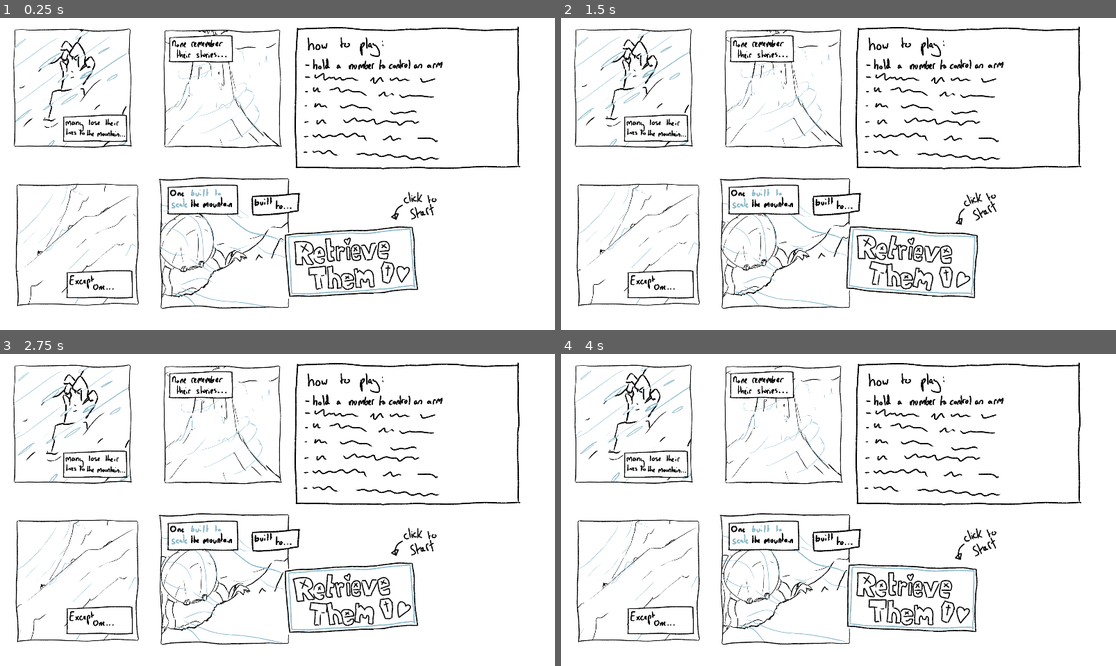
Above: before the commit, frames 1-4 (two rows, left to right).
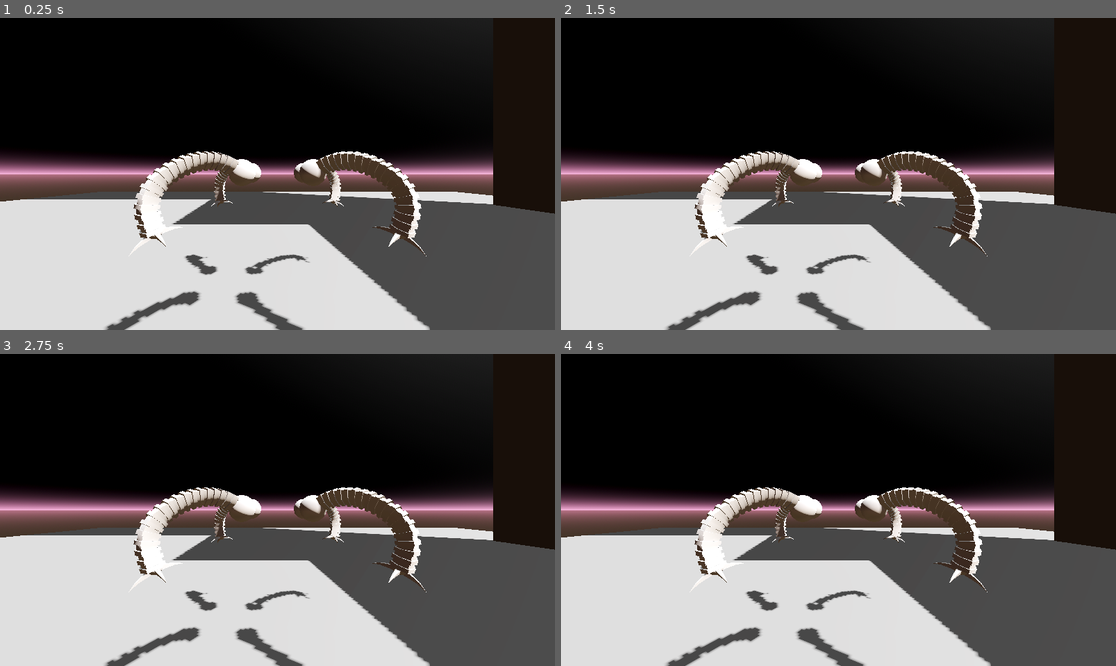
Above: after the commit, the same moments.

Repository: Wil-Ro/GMTKGameJam2024
Game: Godot game, scene res://scenes/main_scene.tscn
Same seed, same stepped clock (60 frames per second), same inputs: the game is played once before the commit and once after it.
Inputs (mouse positions are in pixels of both pictures, inside the frame that each line leads up to):
- Up to frame 1 (0.25 s): no input
- Up to frame 2 (1.5 s): click (910, 261) at 0.52 s; click (910, 261) at 1.27 s
- Up to frame 3 (2.75 s): click (349, 597) at 2.02 s
- Up to frame 4 (4 s): move the mouse to (960, 494) at 2.77 s; move the mouse to (727, 525) at 3.52 s

The runs differ from the first frame. In frame 1, 96% of the frame differs, in the area x 0-100%, y 0-100%; in frame 2, 96%; in frame 3, 96%; in frame 4, 96%.

Commit message:
lorge boi

Diff:
--- a/project.godot
+++ b/project.godot
@@ -29,34 +29,24 @@
 
 [input]
 
-ActivateArm1={
+ActivateFrontLeft={
 "deadzone": 0.5,
 "events": [Object(InputEventKey,"resource_local_to_scene":false,"resource_name":"","device":0,"window_id":0,"alt_presse …(189 unchanged characters)…
 ]
 }
-ActivateArm2={
+ActivateFrontRight={
 "deadzone": 0.5,
 "events": [Object(InputEventKey,"resource_local_to_scene":false,"resource_name":"","device":0,"window_id":0,"alt_presse …(189 unchanged characters)…
 ]
 }
-ActivateArm3={
+ActivateBackLeft={
 "deadzone": 0.5,
 "events": [Object(InputEventKey,"resource_local_to_scene":false,"resource_name":"","device":0,"window_id":0,"alt_presse …(189 unchanged characters)…
 ]
 }
-ActivateArm4={
+ActivateBackRight={
 "deadzone": 0.5,
 "events": [Object(InputEventKey,"resource_local_to_scene":false,"resource_name":"","device":-1,"window_id":0,"alt_press …(191 unchanged characters)…
-]
-}
-ActivateArm5={
-"deadzone": 0.5,
-"events": [Object(InputEventKey,"resource_local_to_scene":false,"resource_name":"","device":-1,"window_id":0,"alt_pressed":false,"shift_pressed":false,"ctrl_pressed":false,"meta_pressed":false,"pressed":false,"keycode":0,"physical_keycode":53,"key_label":0,"unicode":53,"location":0,"echo":false,"script":null)
-]
-}
-ActivateArm6={
-"deadzone": 0.5,
-"events": [Object(InputEventKey,"resource_local_to_scene":false,"resource_name":"","device":-1,"window_id":0,"alt_pressed":false,"shift_pressed":false,"ctrl_pressed":false,"meta_pressed":false,"pressed":false,"keycode":0,"physical_keycode":54,"key_label":0,"unicode":54,"location":0,"echo":false,"script":null)
 ]
 }
 
--- a/scenes/body.tscn
+++ /dev/null
@@ -1,42 +0,0 @@
-[gd_scene load_steps=7 format=3 uid="uid://dgm3241ceqpim"]
-
-[ext_resource type="Script" path="res://scripts/body.gd" id="1_21au4"]
-[ext_resource type="PackedScene" uid="uid://nusoljma3t55" path="res://scenes/pickaxe_arm.tscn" id="2_m4hhp"]
-[ext_resource type="Script" path="res://scripts/camera.gd" id="3_mslwr"]
-
-[sub_resource type="SphereMesh" id="SphereMesh_jcpb6"]
-radius = 5.0
-height = 10.0
-
-[sub_resource type="SphereShape3D" id="SphereShape3D_16w3w"]
-radius = 5.0
-
-[sub_resource type="WorldBoundaryShape3D" id="WorldBoundaryShape3D_vlifr"]
-plane = Plane(1000, 0, 0, 0)
-
-[node name="Body" type="RigidBody3D"]
-axis_lock_linear_x = true
-axis_lock_angular_z = true
-script = ExtResource("1_21au4")
-
-[node name="MeshInstance3D" type="MeshInstance3D" parent="."]
-mesh = SubResource("SphereMesh_jcpb6")
-
-[node name="CollisionShape3D" type="CollisionShape3D" parent="."]
-shape = SubResource("SphereShape3D_16w3w")
-
-[node name="ArmPivot" type="Node3D" parent="."]
-transform = Transform3D(1, 0, 0, 0, 1, 0, 0, 0, 1, 0, 4.8945, 0)
-
-[node name="PickaxeArm" parent="ArmPivot" instance=ExtResource("2_m4hhp")]
-
-[node name="Camera3D" type="Camera3D" parent="."]
-transform = Transform3D(-4.37114e-08, 0, 1, 0, 1, 0, -1, 0, -4.37114e-08, 32, 0, 0)
-script = ExtResource("3_mslwr")
-
-[node name="RaycastPlane" type="StaticBody3D" parent="."]
-collision_layer = 2
-collision_mask = 0
-
-[node name="CollisionShape3D" type="CollisionShape3D" parent="RaycastPlane"]
-shape = SubResource("WorldBoundaryShape3D_vlifr")
--- a/scenes/main_scene.tscn
+++ b/scenes/main_scene.tscn
@@ -1,7 +1,7 @@
 [gd_scene load_steps=10 format=3 uid="uid://n05pnykd3tff"]
 
-[ext_resource type="PackedScene" uid="uid://cjjw0n58nmtfw" path="res://scenes/menu.tscn" id="1_47rnc"]
-[ext_resource type="PackedScene" uid="uid://dgm3241ceqpim" path="res://scenes/body.tscn" id="1_eeca8"]
+[ext_resource type="PackedScene" path="res://scenes/menu.tscn" id="1_47rnc"]
+[ext_resource type="PackedScene" uid="uid://xpl5i3rcmscw" path="res://scenes/robot.tscn" id="2_w22pi"]
 
 [sub_resource type="ProceduralSkyMaterial" id="ProceduralSkyMaterial_fouvd"]
 sky_top_color = Color(0, 0, 0, 1)
@@ -39,8 +39,10 @@
 [node name="CanvasLayer" type="CanvasLayer" parent="."]
 
 [node name="Menu" parent="CanvasLayer" instance=ExtResource("1_47rnc")]
+visible = false
 
 [node name="UI" type="Control" parent="CanvasLayer"]
+visible = false
 layout_mode = 3
 anchors_preset = 0
 offset_right = 40.0
@@ -77,5 +79,5 @@
 [node name="CollisionShape3D" type="CollisionShape3D" parent="World/StaticBody3D2"]
 shape = SubResource("BoxShape3D_qcnmp")
 
-[node name="Body" parent="World" instance=ExtResource("1_eeca8")]
-transform = Transform3D(1, 0, 0, 0, 1, 0, 0, 0, 1, 0, 11.4413, 0)
+[node name="Robot" parent="World" instance=ExtResource("2_w22pi")]
+transform = Transform3D(1, 0, 0, 0, 1, 0, 0, 0, 1, 0, 3, 0)
--- /dev/null
+++ b/scenes/robot.tscn
@@ -0,0 +1,89 @@
+[gd_scene load_steps=4 format=3 uid="uid://xpl5i3rcmscw"]
+
+[ext_resource type="PackedScene" uid="uid://bt6d30ro3uit" path="res://assets/lorge_lad.glb" id="1_yl7yu"]
+[ext_resource type="Script" path="res://scripts/robot.gd" id="2_gcxpt"]
+[ext_resource type="Script" path="res://scripts/arm.gd" id="2_kj7im"]
+
+[node name="Robot" node_paths=PackedStringArray("arms", "skeleton") instance=ExtResource("1_yl7yu")]
+script = ExtResource("2_gcxpt")
+arms = [NodePath("Skeleton3D/BackRightIK"), NodePath("Skeleton3D/FrontRightIK"), NodePath("Skeleton3D/FrontLeftIK"), NodePath("Skeleton3D/BackLeftIK")]
+body_offset = 1.0
+skeleton = NodePath("Skeleton3D")
+body_bone = &"Bone"
+
+[node name="Skeleton3D" parent="." index="0"]
+bones/25/rotation = Quaternion(-1.26218e-29, 4.893e-22, -2.98023e-08, 1)
+bones/27/rotation = Quaternion(0.5, -0.5, -0.5, -0.5)
+bones/28/rotation = Quaternion(2.37545e-17, 2.18557e-08, 6.01506e-30, 1)
+bones/53/rotation = Quaternion(-6.7435e-08, 0.707107, 0.707107, -6.7435e-08)
+
+[node name="BackRightSocket" parent="Skeleton3D" index="0"]
+transform = Transform3D(0.707107, -3.09086e-08, -0.707106, 1.0842e-15, 1, -4.37114e-08, 0.707107, 3.09086e-08, 0.707107, 0.598254, 0.00174576, 0.598254)
+
+[node name="FrontRightSocket" parent="Skeleton3D" index="1"]
+transform = Transform3D(0.707107, -1.09501e-22, -0.707107, -2.68658e-22, 1, -4.23516e-22, 0.707107, 4.89441e-22, 0.707107, 0.598254, 0.00174576, -0.598254)
+
+[node name="FrontLeftSocket" parent="Skeleton3D" index="2"]
+transform = Transform3D(0.707107, 3.09086e-08, -0.707106, -4.7509e-17, 1, 4.37114e-08, 0.707106, -3.09086e-08, 0.707107, -0.598254, 0.00174576, -0.598253)
+
+[node name="Body_001" parent="Skeleton3D" index="3"]
+transform = Transform3D(0.707107, 0, -0.707106, 0, 1, 0, 0.707106, 0, 0.707107, 1.19412e-07, -2.32831e-09, 1.78611e-07)
+
+[node name="Body_001" parent="Skeleton3D/Body_001" index="0"]
+visible = false
+
+[node name="Camera3D" type="Camera3D" parent="Skeleton3D/Body_001" index="1"]
+transform = Transform3D(-0.707107, 0, 0.707107, 0, 1, 0, -0.707107, 0, -0.707107, 2.82843, 2.32831e-09, -2.82843)
+current = true
+
+[node name="BackLeftSocket" parent="Skeleton3D" index="4"]
+transform = Transform3D(0.707107, -1.66533e-14, -0.707107, 1.11022e-14, 1, 1.05557e-15, 0.707106, 2.22045e-14, 0.707107, -0.598254, 0.00174576, 0.598254)
+
+[node name="BackRightIK" type="SkeletonIK3D" parent="Skeleton3D" index="9"]
+root_bone = &"BackRight_Root"
+tip_bone = &"BackRight_Tip"
+use_magnet = true
+magnet = Vector3(0, 5, 0)
+target_node = NodePath("../BackRightTarget")
+script = ExtResource("2_kj7im")
+action = &"ActivateBackRight"
+
+[node name="FrontRightIK" type="SkeletonIK3D" parent="Skeleton3D" index="10"]
+root_bone = &"FrontRight_Root"
+tip_bone = &"FrontRight_Tip"
+use_magnet = true
+magnet = Vector3(0, 5, 0)
+target_node = NodePath("../FrontRightTarget")
+script = ExtResource("2_kj7im")
+action = &"ActivateFrontRight"
+
+[node name="FrontLeftIK" type="SkeletonIK3D" parent="Skeleton3D" index="11"]
+transform = Transform3D(1, 0, 0, 0, 1, 0, 0, 0, 1, 0, 0, 0)
+root_bone = &"FrontLeft_Root"
+tip_bone = &"FrontLeft_Tip"
+use_magnet = true
+magnet = Vector3(0, 5, 0)
+target_node = NodePath("../FrontLeftTarget")
+script = ExtResource("2_kj7im")
+action = &"ActivateFrontLeft"
+
+[node name="BackLeftIK" type="SkeletonIK3D" parent="Skeleton3D" index="12"]
+root_bone = &"BackLeft_Root"
+tip_bone = &"BackLeft_Tip"
+use_magnet = true
+magnet = Vector3(0, 5, 0)
+target_node = NodePath("../BackLeftTarget")
+script = ExtResource("2_kj7im")
+action = &"ActivateBackLeft"
+
+[node name="BackRightTarget" type="Marker3D" parent="Skeleton3D" index="13"]
+transform = Transform3D(1, 0, 0, 0, 1, 0, 0, 0, 1, 1.5, -0.744633, 1.5)
+
+[node name="FrontRightTarget" type="Marker3D" parent="Skeleton3D" index="14"]
+transform = Transform3D(1, 0, 0, 0, 1, 0, 0, 0, 1, 1.5, -0.744633, -1.5)
+
+[node name="FrontLeftTarget" type="Marker3D" parent="Skeleton3D" index="15"]
+transform = Transform3D(1, 0, 0, 0, 1, 0, 0, 0, 1, -1.5, -0.744633, -1.5)
+
+[node name="BackLeftTarget" type="Marker3D" parent="Skeleton3D" index="16"]
+transform = Transform3D(1, 0, 0, 0, 1, 0, 0, 0, 1, -1.5, -0.744633, 1.5)
--- a/scripts/arm.gd
+++ b/scripts/arm.gd
@@ -1,34 +1,31 @@
-class_name Arm extends Node3D
+@tool
 
-@onready var camera: Camera3D = $"../../Camera3D"
-@onready var target: Marker3D = $Target
-@onready var ik_skeleton: SkeletonIK3D = $Skeleton3D/SkeletonIK3D
+class_name Arm extends SkeletonIK3D
+
+@onready var ik_target = get_node(target_node)
+@onready var skeleton: Skeleton3D = get_parent_skeleton()
 
 @export var action: StringName
+@export var move_speed: float = 1.5
+
+var input_dir: Vector2
+var tip_bone_trans: Transform3D
 
 func _ready() -> void:
-	#$Skeleton3D/PhysicalBoneSimulator3D.physical_bones_start_simulation()
-	pass
+	modification_processed.connect(_on_modification_processed)
+
+	start()
 
 
-# Called every frame. 'delta' is the elapsed time since the previous frame.
-func _process(delta: float) -> void:
-	#ik_skeleton.start()
-	pass
+func _unhandled_input(event: InputEvent) -> void:
+	if event is InputEventMouseMotion:
+		input_dir = event.relative
 
-func update_target_pos() -> void:
-	var mouse_pos: Vector2 = camera.get_window().get_mouse_position()
+func update_target_pos(delta: float) -> void:
+	ik_target.global_position.z -= input_dir.x * delta * move_speed
+	ik_target.global_position.y -= input_dir.y * delta * move_speed
+	input_dir = Vector2.ZERO
 
-	var origin: Vector3 = camera.project_ray_origin(mouse_pos)
-	var dir: Vector3 = origin + (camera.project_ray_normal(mouse_pos) * 100)
-
-	var world_space: PhysicsDirectSpaceState3D = camera.get_window().world_3d.direct_space_state
-	var ray_query = PhysicsRayQueryParameters3D.create(origin, dir)
-	var collision: Dictionary = world_space.intersect_ray(ray_query)
-
-	if collision == null: return
-
-	var arm_target_pos: Vector3 = collision["position"]
-	print(collision)
-	target.global_position.z = arm_target_pos.z
-	target.global_position.y = arm_target_pos.y
+func _on_modification_processed() -> void:
+	var tip_bone_id: int = skeleton.find_bone(tip_bone)
+	tip_bone_trans = skeleton.get_bone_global_pose(tip_bone_id)
--- a/scripts/body.gd
+++ /dev/null
@@ -1,25 +0,0 @@
-class_name Body extends Node3D
-
-@export var arms: Array[Arm]
-@export var pull_strength: float = 5.0
-
-var active_arm: Arm
-
-# Called when the node enters the scene tree for the first time.
-func _ready() -> void:
-	pass
-
-# Called every frame. 'delta' is the elapsed time since the previous frame.
-func _unhandled_input(event: InputEvent) -> void:
-	for arm in arms:
-		if Input.is_action_pressed(arm.action):
-			active_arm = arm
-			return
-		if Input.is_action_just_released(arm.action):
-			active_arm = null
-			return
-
-func _physics_process(delta: float) -> void:
-	if active_arm == null: return
-
-	active_arm.update_target_pos()
--- /dev/null
+++ b/scripts/main.gd
@@ -0,0 +1,4 @@
+extends Node3D
+
+func _ready() -> void:
+	Input.mouse_mode = Input.MOUSE_MODE_CAPTURED
--- /dev/null
+++ b/scripts/robot.gd
@@ -0,0 +1,55 @@
+class_name Body extends Node3D
+
+@export var arms: Array[Arm]
+@export var body_offset: float = 0.25
+@export var skeleton: Skeleton3D
+@export var body_bone: StringName
+@onready var previous_position: Vector3 = global_position
+
+var active_arm: Arm
+
+# Called every frame. 'delta' is the elapsed time since the previous frame.
+func _unhandled_input(event: InputEvent) -> void:
+	for arm in arms:
+		if Input.is_action_pressed(arm.action):
+			active_arm = arm
+			return
+		if Input.is_action_just_released(arm.action):
+			active_arm = null
+			return
+
+func _physics_process(delta: float) -> void:
+	if active_arm == null: return
+
+	active_arm.update_target_pos(delta)
+
+	var avg_tip_pos: Vector3
+	var avg_tip_basis: Basis
+
+	for arm in arms:
+		var tip_bone_global_pos: Vector3 = skeleton.to_global(arm.tip_bone_trans.origin)
+		#var tip_bone_global_basis: Basis = arm.tip_bone_tras.basis
+
+		avg_tip_pos += tip_bone_global_pos
+
+		#avg_tip_basis.x += tip_bone_global_basis.x
+		#avg_tip_basis.y += tip_bone_global_basis.y
+		#avg_tip_basis.z += tip_bone_global_basis.z
+
+	avg_tip_pos /= arms.size()
+	#avg_tip_basis.x /= arms.size()
+	#avg_tip_basis.y /= arms.size()
+	#avg_tip_basis.z /= arms.size()
+
+	#skeleton.global_position = avg_tip_pos
+	#var m = MeshInstance3D.new()
+	var body_bone_id: int = skeleton.find_bone(body_bone)
+	var body_bone_transform = skeleton.get_bone_global_pose(body_bone_id)
+	var velocity = global_position - previous_position
+	print(global_position, previous_position, velocity, avg_tip_pos)
+	var global_pos = avg_tip_pos + velocity * body_offset
+	body_bone_transform.origin = global_pos
+	skeleton.set_bone_global_pose(body_bone_id, body_bone_transform)
+	previous_position = global_pos
+	#m.global_position = avg_tip_pos
+	#skeleton.global_basis = avg_tip_basis
Binary file added: assets/lorge_lad.glb
Not shown, added: assets/lorge_lad.glb.import
Not shown, added: pickaxe_arm.blend1
Not shown, added: raw_assets/lorge_lad.blend
Not shown, added: raw_assets/lorge_lad.blend1
